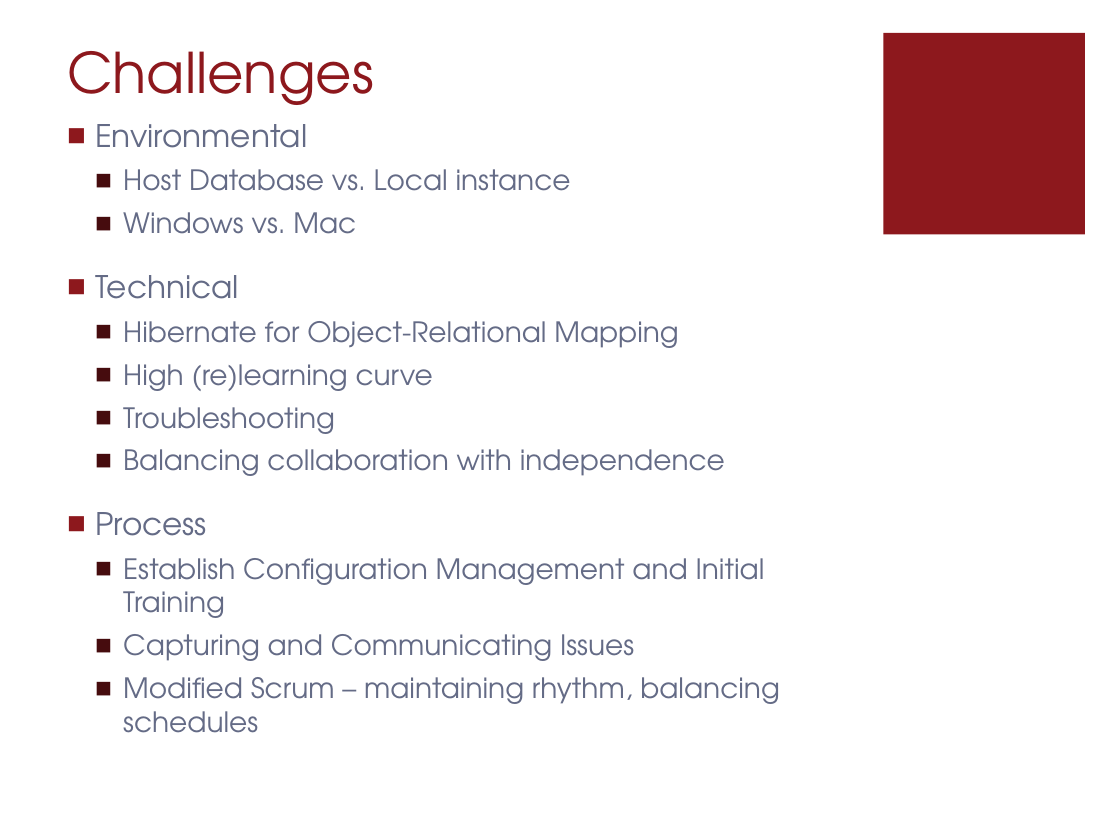
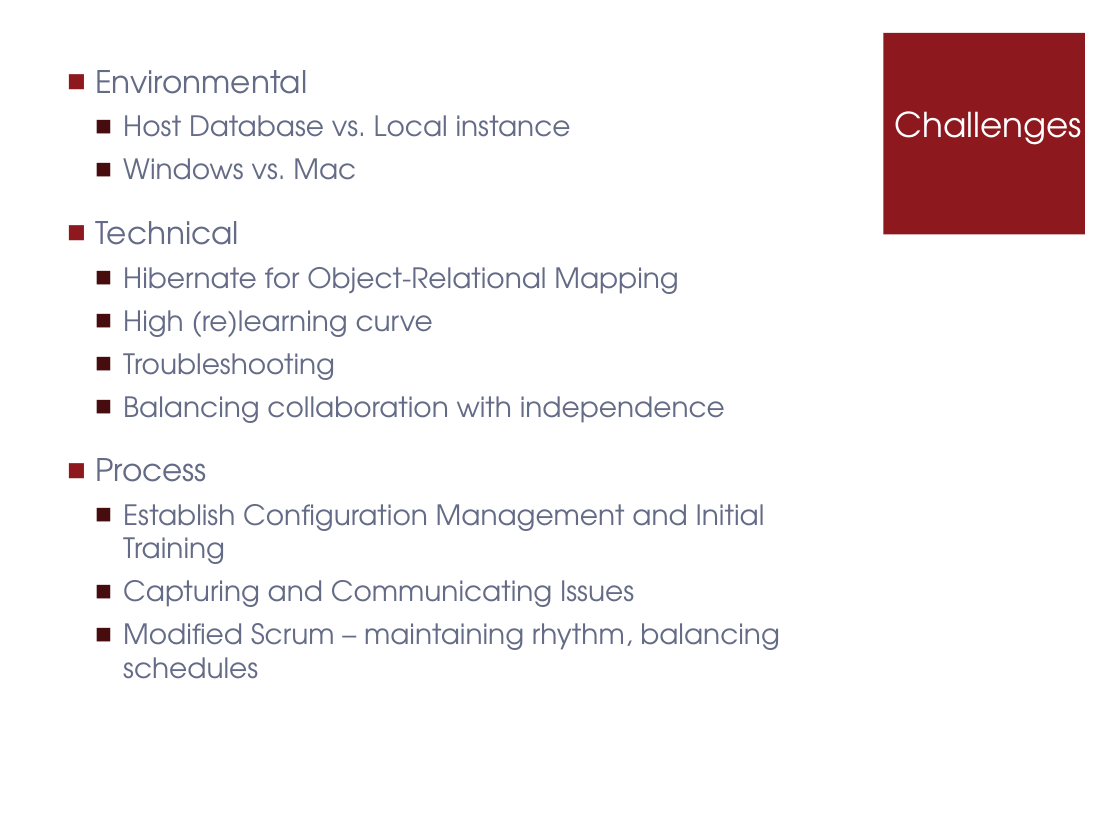
Before and after one commit to pganesan/schedu-elp, a slide deck: slide 10 of docs/Presentation_TeamGamma.pptx (slide 11 before the commit). Drawn at 1120x840 pixels with LibreOffice and Linux fonts; fonts in the diff are those of the drawing. Boxes give left, top, right and bottom in pixels: in the first picture for what was removed or moved away, otherwise in the second. Text is boxed around its words. In the diff, an @@ line names an element or a change of style, - is before the commit and + after.

Commit message:
ppt updates

```diff
--- a/docs/Presentation_TeamGamma.pptx
+++ b/docs/Presentation_TeamGamma.pptx
@@ text "Environmental": place and size @@
-text "Environmental" at [95, 124, 780, 733]
+text "Environmental" at [95, 70, 780, 679]
@@ title "Challenges": place and size @@
-title "Challenges" at [67, 51, 374, 105]
+title "Challenges" at [895, 111, 1082, 145]
@@ title "Challenges" at [895, 111, 1082, 145]: size 36 to 22 pt, text colour #8D181D to #FFFFFF @@
```
Also in this commit, not shown: 5 other slides changed, 1 slide removed, 2 other files.
